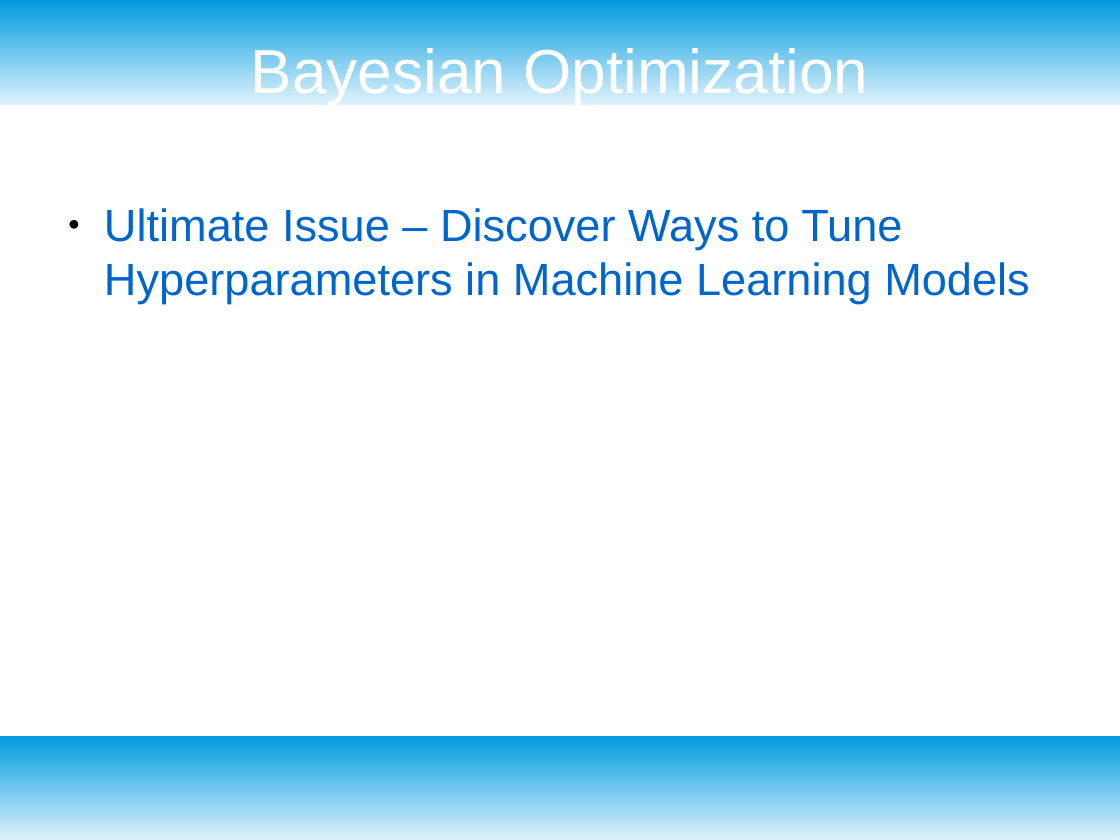
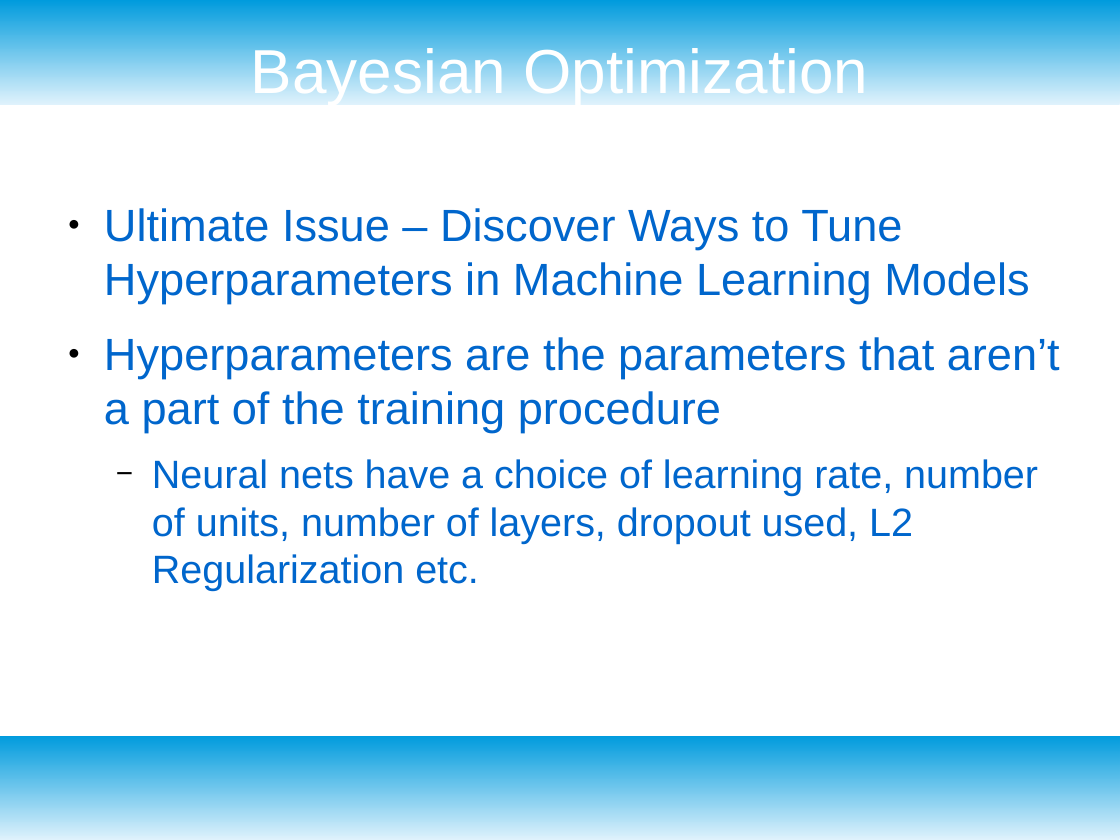
Before and after one commit to dataronio/ThinkfulCapstone, a slide deck: slide 3 of CapstoneDeck.odp. Drawn at 1120x840 pixels with LibreOffice and Linux fonts; fonts in the diff are those of the drawing. Boxes give left, top, right and bottom in pixels: in the first picture for what was removed or moved away, otherwise in the second. Text is boxed around its words. In the diff, an @@ line names an element or a change of style, - is before the commit and + after.

Commit message:
Update slides

```diff
--- a/CapstoneDeck.odp
+++ b/CapstoneDeck.odp
@@ text at [104,337,1060,591]: paragraphs added @@
+● Hyperparameters are the parameters that aren’t a part of the training procedure
+  − Neural nets have a choice of learning rate, number of units, number of layers, dropout used, L2 Regularization etc.
```
Also in this commit, not shown: 14 slides added.
